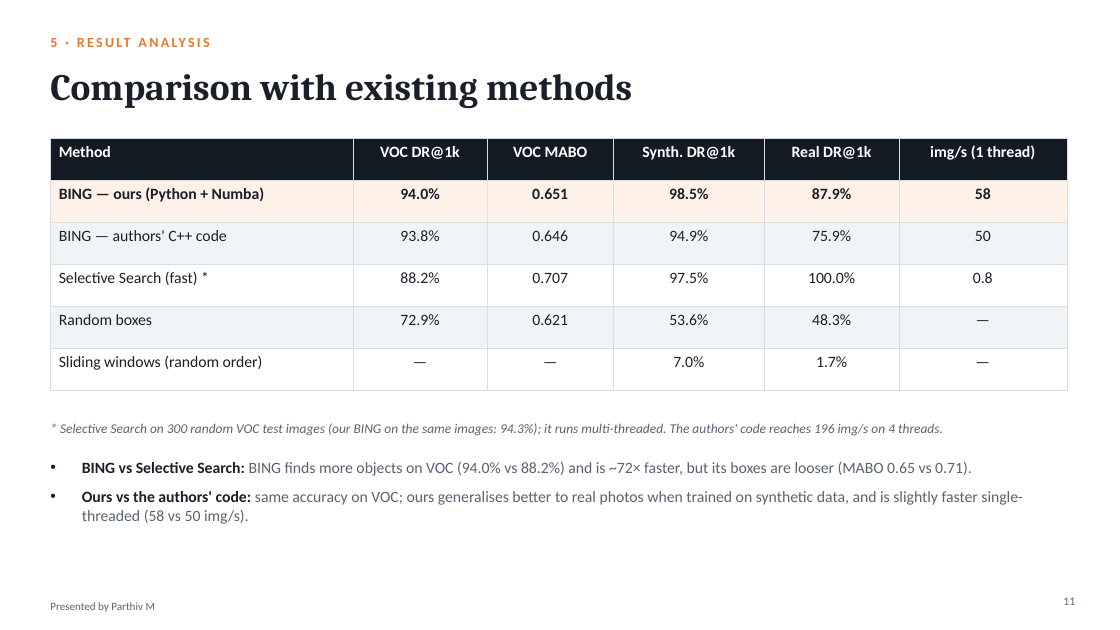
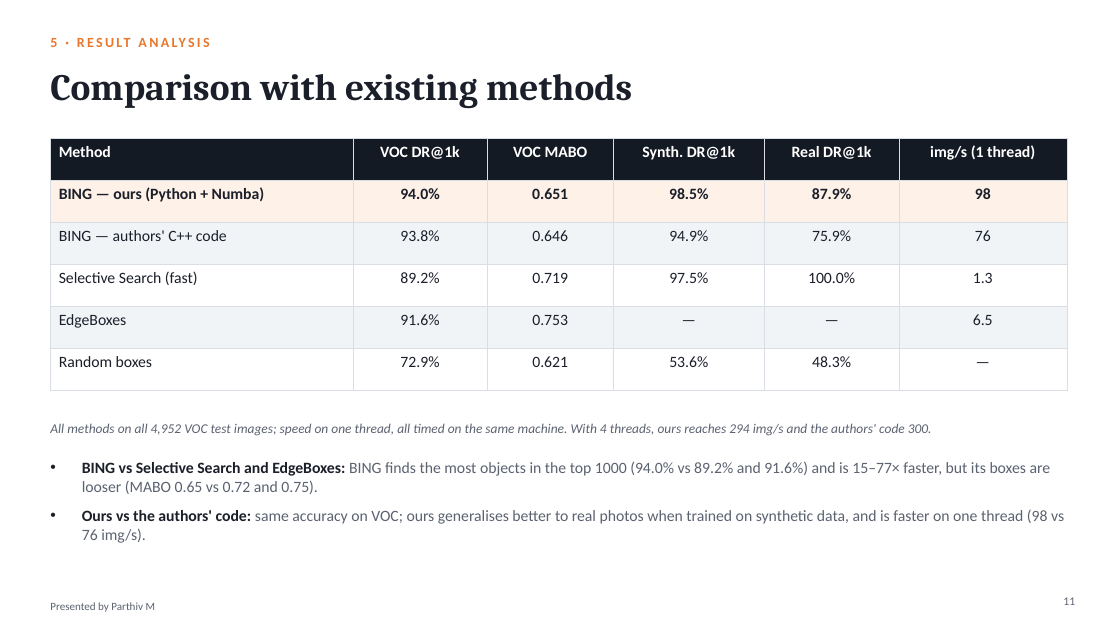
Before and after one commit to hari18305/cvprojectg10, a slide deck: slide 11 of presentation/BING_Objectness_Group10.pptx. Drawn at 1120x630 pixels with LibreOffice and Linux fonts; fonts in the diff are those of the drawing. Boxes give left, top, right and bottom in pixels: in the first picture for what was removed or moved away, otherwise in the second. Text is boxed around its words. In the diff, an @@ line names an element or a change of style, - is before the commit and + after.

```diff
--- a/presentation/BING_Objectness_Group10.pptx
+++ b/presentation/BING_Objectness_Group10.pptx
@@ table at [50, 139, 1067, 391] @@
-row 2: BING — ours (Python + Numba) | 94.0% | 0.651 | 98.5% | 87.9% | 58
-row 3: BING — authors' C++ code | 93.8% | 0.646 | 94.9% | 75.9% | 50
-row 4: Selective Search (fast) * | 88.2% | 0.707 | 97.5% | 100.0% | 0.8
+row 2: BING — ours (Python + Numba) | 94.0% | 0.651 | 98.5% | 87.9% | 98
+row 3: BING — authors' C++ code | 93.8% | 0.646 | 94.9% | 75.9% | 76
+row 4: Selective Search (fast) | 89.2% | 0.719 | 97.5% | 100.0% | 1.3
+row 5: EdgeBoxes | 91.6% | 0.753 | — | — | 6.5
-row 6: Sliding windows (random order) | — | — | 7.0% | 1.7% | —
@@ text at [50, 423, 932, 436]: text changed @@
-* Selective Search on 300 random VOC test images (our BING on the same images: 94.3%); it runs multi-threaded. The authors' code reaches 196 img/s on 4 threads.
+All methods on all 4,952 VOC test images; speed on one thread, all timed on the same machine. With 4 threads, ours reaches 294 img/s and the authors' code 300.
@@ text at [82, 461, 1064, 543]: text changed @@
-• BING vs Selective Search: BING finds more objects on VOC (94.0% vs 88.2%) and is ~72× faster, but its boxes are looser (MABO 0.65 vs 0.71).
-• Ours vs the authors' code: same accuracy on VOC; ours generalises better to real photos when trained on synthetic data, and is slightly faster single-threaded (58 vs 50 img/s).
+• BING vs Selective Search and EdgeBoxes: BING finds the most objects in the top 1000 (94.0% vs 89.2% and 91.6%) and is 15–77× faster, but its boxes are looser (MABO 0.65 vs 0.72 and 0.75).
+• Ours vs the authors' code: same accuracy on VOC; ours generalises better to real photos when trained on synthetic data, and is faster on one thread (98 vs 76 img/s).
```
Also in this commit, not shown: 4 other slides changed, 20 other files.
